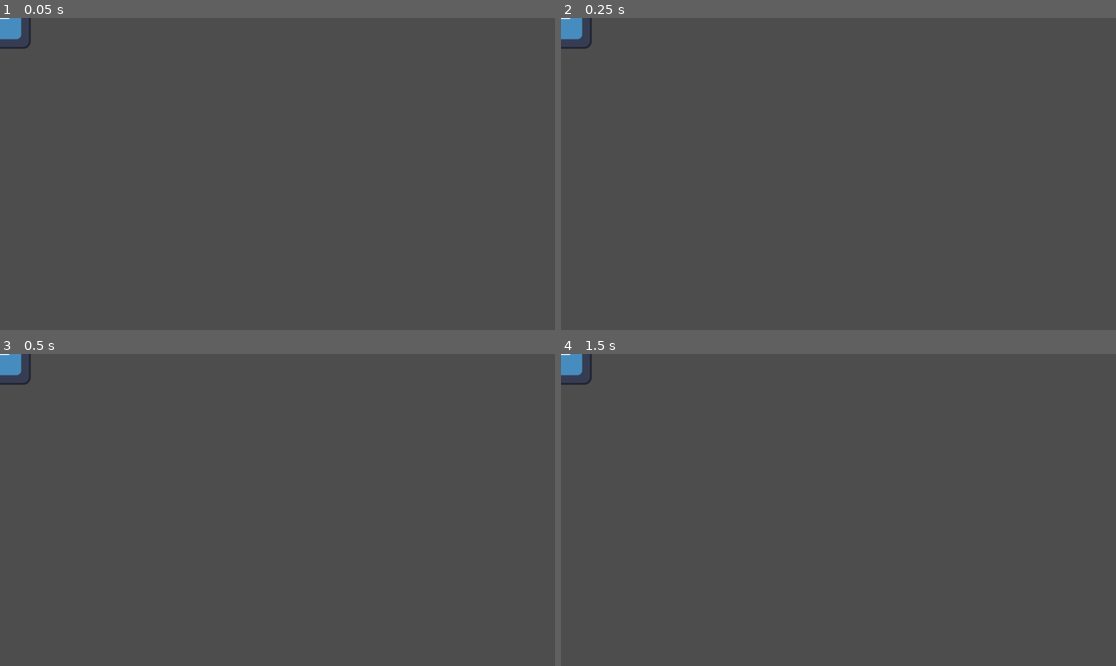
Above: before the commit, frames 1-4 (two rows, left to right).
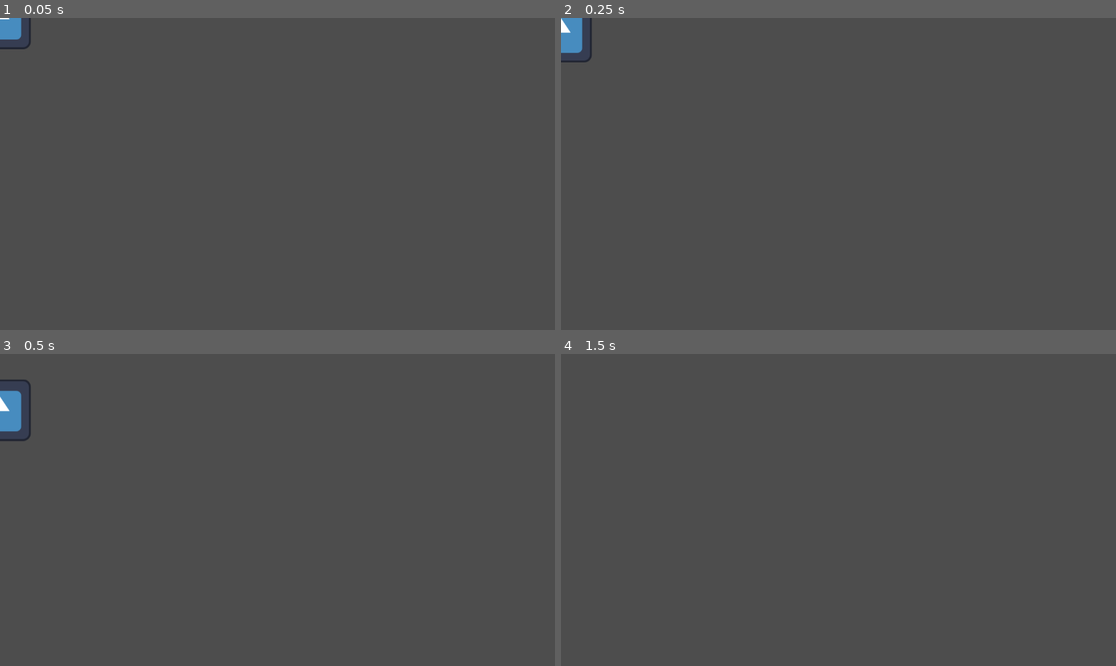
Above: after the commit, the same moments.

Repository: ryupold/ld59
Game: Godot game, scene res://entities/packet.tscn
Same seed, same stepped clock (60 frames per second), same inputs: the game is played once before the commit and once after it. The project has no main scene, so this scene is started directly. The engine's default icon, where the game draws it, is replaced by a stand-in: a white triangle on a blue panel in a dark square.
Inputs:
- Up to frame 1 (0.05 s): no input
- Up to frame 2 (0.25 s): no input
- Up to frame 3 (0.5 s): no input
- Up to frame 4 (1.5 s): no input

The runs differ from the first frame. In frame 1, less than 0.1% of the frame differs, in the area x 0-5%, y 0-11%; in frame 2, 0.3%; in frame 3, 0.9%, in the area x 0-6%, y 0-28%; in frame 4, 0.3%.

Commit message:
Add CollisionPoligon to Packet

Diff:
--- a/ld59-game/entities/packet.gd
+++ b/ld59-game/entities/packet.gd
@@ -1,4 +1,4 @@
-extends Node2D
+extends RigidBody2D
 
 class_name Packet
 
--- a/ld59-game/entities/packet.tscn
+++ b/ld59-game/entities/packet.tscn
@@ -3,8 +3,11 @@
 [ext_resource type="Script" uid="uid://cat60h8kd57yu" path="res://entities/packet.gd" id="1_2lw8n"]
 [ext_resource type="Texture2D" uid="uid://dxluetgnmx57p" path="res://icon.svg" id="2_aocyf"]
 
-[node name="Packet" type="Node2D" unique_id=1365423351]
+[node name="Packet" type="RigidBody2D" unique_id=488777420]
 script = ExtResource("1_2lw8n")
 
 [node name="Sprite" type="Sprite2D" parent="." unique_id=1339289041]
 texture = ExtResource("2_aocyf")
+
+[node name="CollisionPolygon2D" type="CollisionPolygon2D" parent="." unique_id=1790926318]
+polygon = PackedVector2Array(66, 66, -66, 66, -66, -66, 66, -66)
